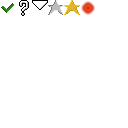
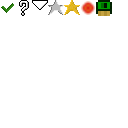
Comparing the layer stacks of the two 128px x 128px images. Changes:
painted on "Symbols" over <box>96,0,112,16</box>
